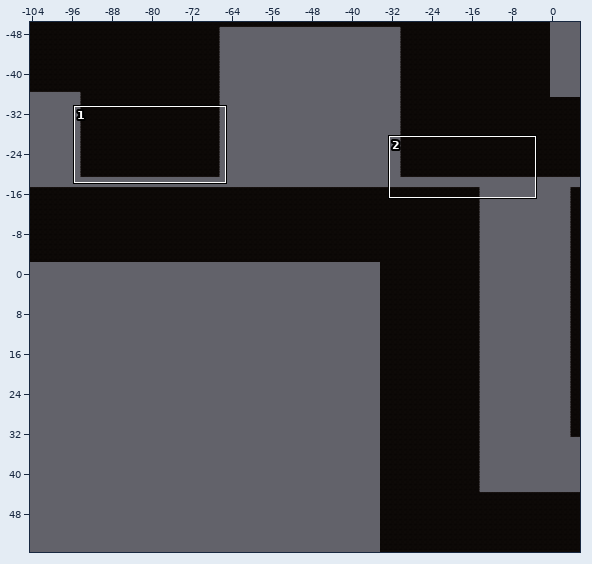
A Tiled map gets an edit: Assets/Tiled/Level1TileMap/map1-0.tmx. Above, an overview of the earlier version with the close-up marked.
Close-up. As it was:
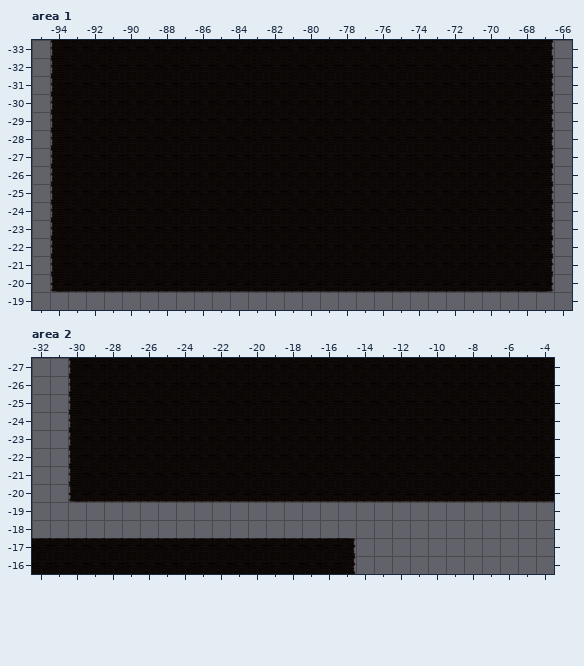
Cells are 256x256 px. Shown: area 1 x -95..-66, y -33..-19; area 2 x -32..-4, y -27..-16. The commit also changed other parts of the map, which this record leaves out.
Now the later version:
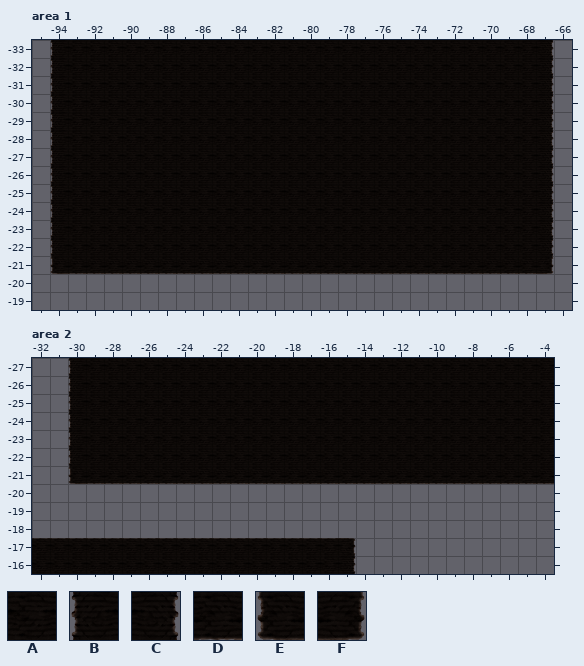
Key: from "Level1 Tileset": A 8, B 9, C 10, D 16, E 17, F 18.
_ is an empty cell.
Changes in this commit:
Layer "ground", area 1:
y -21: x -94..-67 BAAAAAAAAAAAAAAAAAAAAAAAAAAC -> EDDDDDDDDDDDDDDDDDDDDDDDDDDF
y -20: x -94..-67 EDDDDDDDDDDDDDDDDDDDDDDDDDDF -> ____________________________
Layer "ground", area 2:
y -21: x -30..-4 BAAAAAAAAAAAAAAAAAAAAAAAAAA -> EDDDDDDDDDDDDDDDDDDDDDDDDDD
y -20: x -30..-4 EDDDDDDDDDDDDDDDDDDDDDDDDDD -> ___________________________
Pixel boxes of the changes (left, top, right, bottom) in both close-ups:
changed: (50, 256, 554, 292)
changed: (68, 466, 554, 502)
